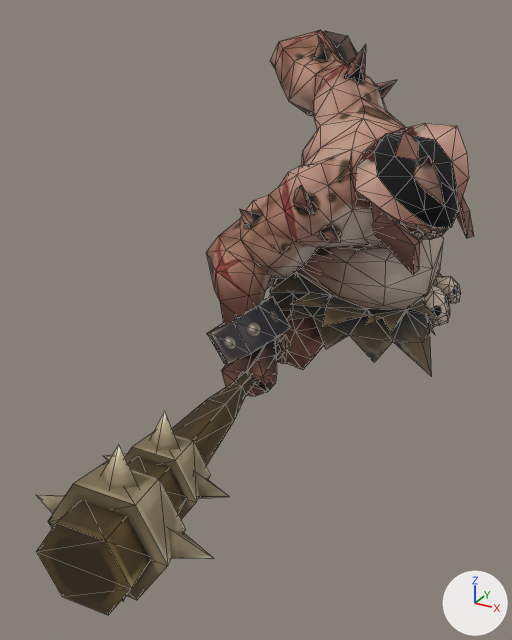
The OBJ model Resource/Boss02/Animation/Attack03/Attack03 (24).obj: old version first, new version second.
The view is the same before and after, from a camera (50 mm lens) standing at (189.0, -547.0, 243.0) and looking at (-6.0, -192.0, 66.0). Lighting does not change. The marker at lower right points along +X, +Y and +Z. Mesh edges are drawn as thin lines. Where no turn or scale is listed for an object, it has been applied to the vertices.

Before the edit, the objects in view are built like this:
```python
me_cyclops01_w = bpy.data.meshes.new('Cyclops01_W')
me_cyclops01_w.from_pydata(...)  # 124 vertices, 156 faces; spans x -43.0..53.0, y -377.0..-134.0, z -28.0..67.0
me_cyclops01_w.materials.append(mat_material__26)  # picture img_texture_w_png
me_cyclops03 = bpy.data.meshes.new('Cyclops03')
me_cyclops03.from_pydata(...)  # 738 vertices, 1324 faces; spans x -77.0..97.0, y -201.0..46.0, z -1.0..228.0
me_cyclops03.materials.append(mat_material__25)  # picture img_texture_png
ob_cyclops01_w = bpy.data.objects.new('Cyclops01_W', me_cyclops01_w)
ob_cyclops01_w.location = (0.0, 0.0, 0.0)
ob_cyclops03 = bpy.data.objects.new('Cyclops03', me_cyclops03)
ob_cyclops03.location = (0.0, 0.0, 0.0)
```
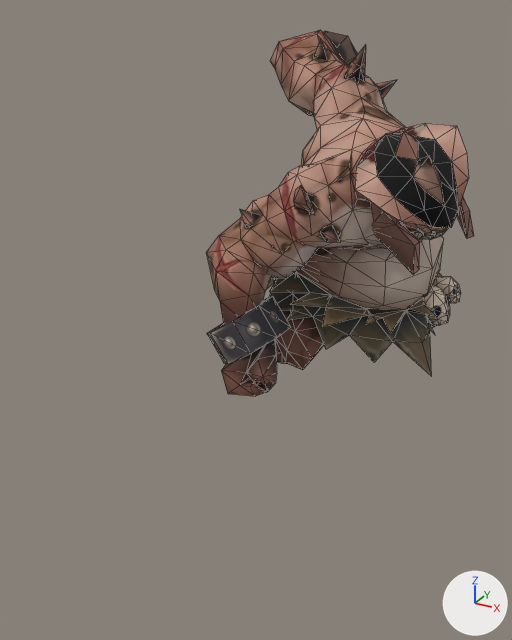
Diff of the bpy script that builds the scene:
```diff
--- a/Resource/Boss02/Animation/Attack03/Attack03 (24).obj.py
+++ b/Resource/Boss02/Animation/Attack03/Attack03 (24).obj.py
@@ ob_cyclops01_w @@
-ob_cyclops01_w = bpy.data.objects.new('Cyclops01_W', me_cyclops01_w)
-ob_cyclops01_w.location = (0.0, 0.0, 0.0)
```

Pixel boxes (x1, y1, x2, y2) of what changed, in the pictures (512 x 640 px):
'Cyclops01_W', deleted (brown): before (36, 334, 290, 615)
